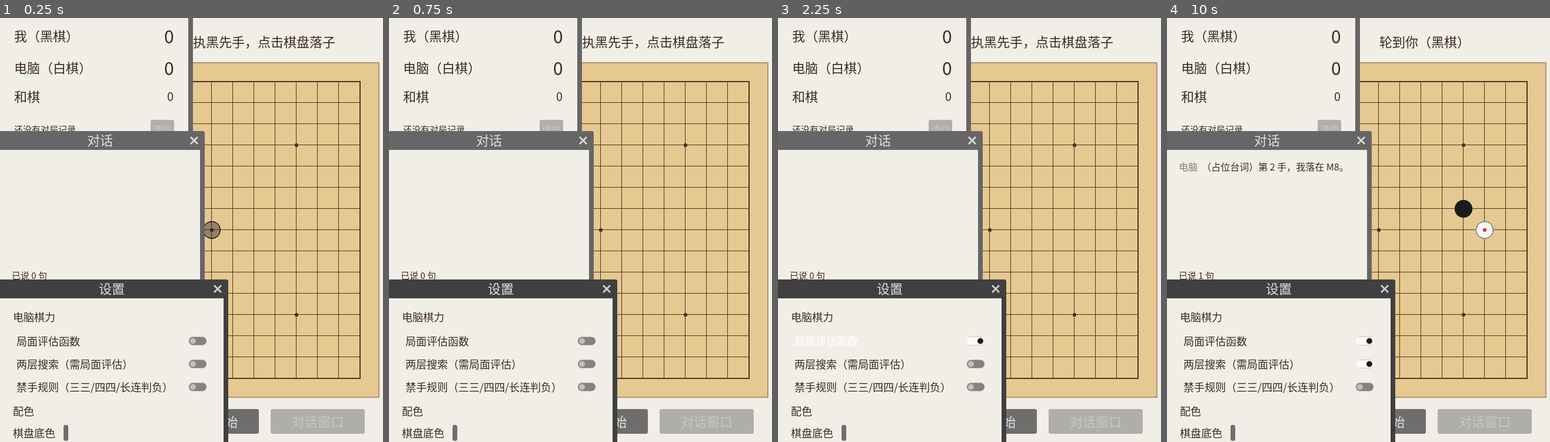
Above: before the commit, frames 1-4 (left to right).
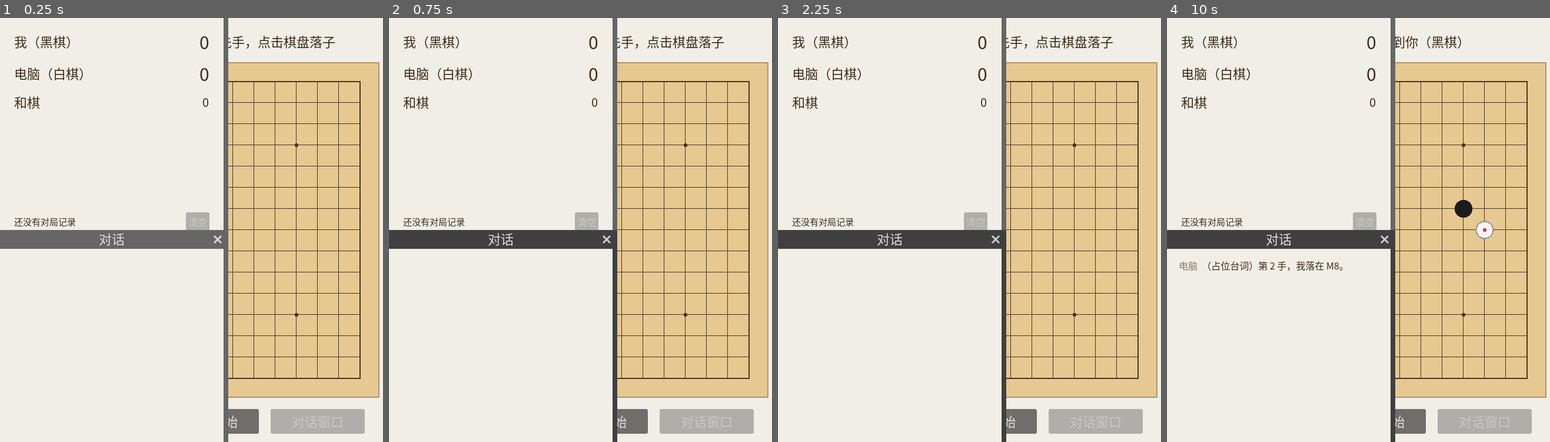
Above: after the commit, the same moments.

Repository: lyl-66/Self-Talk-Five-In-A-Row
Game: Godot game, scene res://main.tscn
Same seed, same stepped clock (60 frames per second), same inputs: the game is played once before the commit and once after it.
Inputs (mouse positions are in pixels of both pictures, inside the frame that each line leads up to):
- Up to frame 1 (0.25 s): no input
- Up to frame 2 (0.75 s): click "重新开始" at 0.5 s
- Up to frame 3 (2.25 s): click "重新开始" at 1.25 s; click (889, 340) at 2 s, where only the run before the commit has a clickable "局面评估函数"
- Up to frame 4 (10 s): click (1278, 365) at 2.75 s, where only the run before the commit has a clickable "两层搜索（需局面评估）"; click (1278, 386) at 3.5 s, where only the run before the commit has a clickable "禁手规则（三三/四四/长连判负）"; click (1278, 340) at 4.25 s, where only the run before the commit has a clickable "局面评估函数"; click (1278, 365) at 5 s, where only the run before the commit has a clickable "两层搜索（需局面评估）"; click (1278, 386) at 5.75 s, where only the run before the commit has a clickable "禁手规则（三三/四四/长连判负）"; click "重新开始" at 6.5 s; click (1278, 340) at 7.25 s, where only the run before the commit has a clickable "局面评估函数"; click (1278, 365) at 8 s, where only the run before the commit has a clickable "两层搜索（需局面评估）"; click (1278, 386) at 8.75 s, where only the run before the commit has a clickable "禁手规则（三三/四四/长连判负）"; tap Enter at 9.5 s; move the mouse to (1473, 208) at 9.52 s; click (1473, 208) at 9.67 s

The runs differ from the first frame. In frame 1, 15% of the frame differs, in the area x 0-60%, y 0-100%; in frame 2, 15%; in frame 3, 15%; in frame 4, 15%.

Commit message:
修：取色器点不了、三个子窗口统一尺寸并随窗口等比缩放、删掉耗时那行
- 取色器：不再把弹层内嵌进小窗口（取色器两百多像素宽、四百像素高，内嵌会被裁掉，看着像点不动），改成独立弹窗；色块也给了最小尺寸，不再是细条
- 三个子窗口统一成 380x380（最小 240x240），并开启 canvas_items 内容缩放 + 保持比例：拉大缩小时字和控件一起等比变化
- 布局存档加版本号：改动窗口设计时 VERSION 加一，旧记录忽略一次，免得老尺寸顶住新设计
- 删掉设置窗口里的「上一手电脑耗时」一行

Diff:
--- a/main.gd
+++ b/main.gd
@@ -286,9 +286,7 @@
 func _run_ai_turn() -> void:
 	var token := _game_id
 	_set_input_enabled(false)
-	var started := Time.get_ticks_usec()
 	var move := ai.choose_move(cells)
-	settings_window.set_timing(int((Time.get_ticks_usec() - started) / 1000))
 	if move.x < 0:
 		return
 	var delay := _think_delay(move)
--- a/score_window.tscn
+++ b/score_window.tscn
@@ -5,8 +5,11 @@
 [node name="ScoreWindow" type="Window"]
 title = "比分"
 initial_position = 0
-size = Vector2i(320, 212)
-min_size = Vector2i(300, 190)
+size = Vector2i(380, 380)
+min_size = Vector2i(240, 240)
+content_scale_size = Vector2i(380, 380)
+content_scale_mode = 1
+content_scale_aspect = 1
 visible = false
 script = ExtResource("1_score")
 
--- a/settings_window.gd
+++ b/settings_window.gd
@@ -3,6 +3,9 @@
 ## 设置窗口：独立小窗口，放电脑棋力的三个开关、三处配色和一个「恢复默认」。
 ## 和另外两个窗口一样：点自己的关闭按钮只是隐藏，主窗口能再打开它。
 ## 任何改动都立刻生效并立刻写盘，所以这里没有「保存」按钮。
+##
+## 注意：这里故意不把子窗口内嵌（`gui_embed_subwindows` 保持默认的 false）。
+## 取色器展开后有两百多像素宽、四百像素高，内嵌进这个小窗口会被裁掉，看起来就像点不动。
 
 ## 被单独关掉时发出；主窗口据此把「设置」按钮恢复成可点。
 signal closed
@@ -15,8 +18,7 @@
 @onready var board_color_picker: ColorPickerButton = $Column/Colors/BoardColor
 @onready var line_color_picker: ColorPickerButton = $Column/Colors/LineColor
 @onready var background_color_picker: ColorPickerButton = $Column/Colors/BackgroundColor
-@onready var timing_label: Label = $Column/Footer/Timing
-@onready var reset_button: Button = $Column/Footer/Reset
+@onready var reset_button: Button = $Column/Reset
 
 ## 当前设置对象，由主窗口在打开时传进来。
 var settings: GameSettings = GameSettings.new()
@@ -24,9 +26,8 @@
 var _syncing: bool = false
 
 
-## 接好信号；颜色选择框内嵌在本窗口里显示，不然会再蹦出一个系统窗口。
+## 接好信号。
 func _ready() -> void:
-	gui_embed_subwindows = true
 	close_requested.connect(_on_close_requested)
 	position_eval_check.toggled.connect(_on_toggle_changed)
 	search_check.toggled.connect(_on_toggle_changed)
@@ -48,14 +49,6 @@
 	line_color_picker.color = settings.line_color
 	background_color_picker.color = settings.background_color
 	_syncing = false
-
-
-## 显示上一手电脑算了多久；0 表示还没算过。
-func set_timing(milliseconds: int) -> void:
-	if milliseconds <= 0:
-		timing_label.text = "上一手电脑耗时：—"
-	else:
-		timing_label.text = "上一手电脑耗时：%d ms" % milliseconds
 
 
 ## 关闭按钮回调：隐藏窗口并通知主窗口。
--- a/settings_window.tscn
+++ b/settings_window.tscn
@@ -5,8 +5,11 @@
 [node name="SettingsWindow" type="Window"]
 title = "设置"
 initial_position = 0
-size = Vector2i(380, 404)
-min_size = Vector2i(360, 380)
+size = Vector2i(380, 380)
+min_size = Vector2i(240, 240)
+content_scale_size = Vector2i(380, 380)
+content_scale_mode = 1
+content_scale_aspect = 1
 visible = false
 script = ExtResource("1_settings")
 
@@ -20,7 +23,7 @@
 offset_bottom = -18.0
 grow_horizontal = 2
 grow_vertical = 2
-theme_override_constants/separation = 10
+theme_override_constants/separation = 12
 
 [node name="AITitle" type="Label" parent="Column"]
 layout_mode = 2
@@ -54,7 +57,7 @@
 [node name="Colors" type="GridContainer" parent="Column"]
 layout_mode = 2
 theme_override_constants/h_separation = 14
-theme_override_constants/v_separation = 6
+theme_override_constants/v_separation = 8
 columns = 2
 
 [node name="BoardLabel" type="Label" parent="Column/Colors"]
@@ -64,7 +67,9 @@
 vertical_alignment = 1
 
 [node name="BoardColor" type="ColorPickerButton" parent="Column/Colors"]
+custom_minimum_size = Vector2i(160, 30)
 layout_mode = 2
+size_flags_horizontal = 3
 
 [node name="LineLabel" type="Label" parent="Column/Colors"]
 layout_mode = 2
@@ -73,7 +78,9 @@
 vertical_alignment = 1
 
 [node name="LineColor" type="ColorPickerButton" parent="Column/Colors"]
+custom_minimum_size = Vector2i(160, 30)
 layout_mode = 2
+size_flags_horizontal = 3
 
 [node name="BackgroundLabel" type="Label" parent="Column/Colors"]
 layout_mode = 2
@@ -82,24 +89,16 @@
 vertical_alignment = 1
 
 [node name="BackgroundColor" type="ColorPickerButton" parent="Column/Colors"]
+custom_minimum_size = Vector2i(160, 30)
 layout_mode = 2
+size_flags_horizontal = 3
 
 [node name="Spacer" type="Control" parent="Column"]
 layout_mode = 2
 size_flags_vertical = 3
 
-[node name="Footer" type="HBoxContainer" parent="Column"]
+[node name="Reset" type="Button" parent="Column"]
 layout_mode = 2
-theme_override_constants/separation = 10
-
-[node name="Timing" type="Label" parent="Column/Footer"]
-layout_mode = 2
-size_flags_horizontal = 3
-theme_override_font_sizes/font_size = 15
-text = "上一手电脑耗时：—"
-vertical_alignment = 1
-
-[node name="Reset" type="Button" parent="Column/Footer"]
-layout_mode = 2
+size_flags_horizontal = 4
 theme_override_font_sizes/font_size = 16
 text = "恢复默认"
--- a/talk_window.tscn
+++ b/talk_window.tscn
@@ -5,8 +5,11 @@
 [node name="TalkWindow" type="Window"]
 title = "对话"
 initial_position = 0
-size = Vector2i(340, 240)
-min_size = Vector2i(300, 180)
+size = Vector2i(380, 380)
+min_size = Vector2i(240, 240)
+content_scale_size = Vector2i(380, 380)
+content_scale_mode = 1
+content_scale_aspect = 1
 visible = false
 script = ExtResource("1_talk")
 
--- a/window_layout.gd
+++ b/window_layout.gd
@@ -5,8 +5,9 @@
 ## 存在 user://windows.cfg（和比分存档同一个目录），写入同样是先落 .tmp 再替换。
 ## 读取一律容错：文件缺失、被改坏、字段类型不对，都当作没有记录，回到默认摆放。
 
-## 存档格式版本。
-const VERSION: int = 1
+## 存档格式版本。改动窗口设计（比如统一尺寸）时把它加一：
+## 版本对不上的旧记录会被忽略一次，窗口回到新的默认摆放，之后重新记录。
+const VERSION: int = 2
 ## 布局文件路径。
 const PATH: String = "user://windows.cfg"
 
@@ -16,6 +17,9 @@
 	var layout := {}
 	var config := ConfigFile.new()
 	if config.load(PATH) != OK:
+		return layout
+	# 版本对不上说明窗口设计改过了，旧的位置和尺寸不要再用
+	if int(config.get_value("meta", "version", 0)) != VERSION:
 		return layout
 	for key: String in config.get_sections():
 		if key == "meta":
Not shown, changed: README.md
